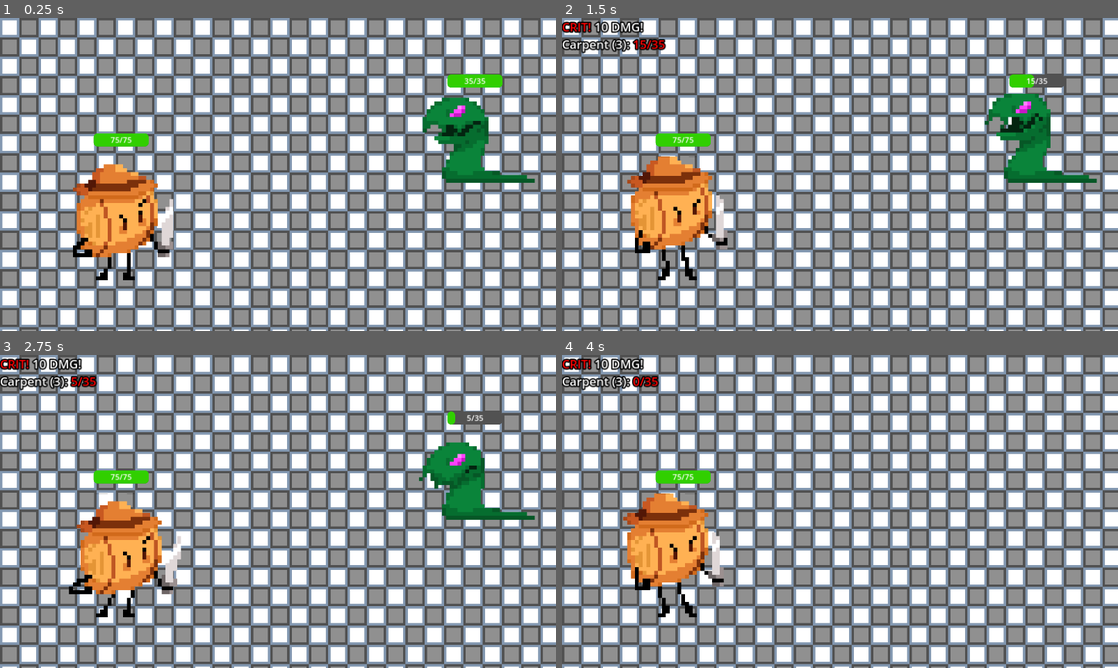
Above: before the commit, frames 1-4 (two rows, left to right).
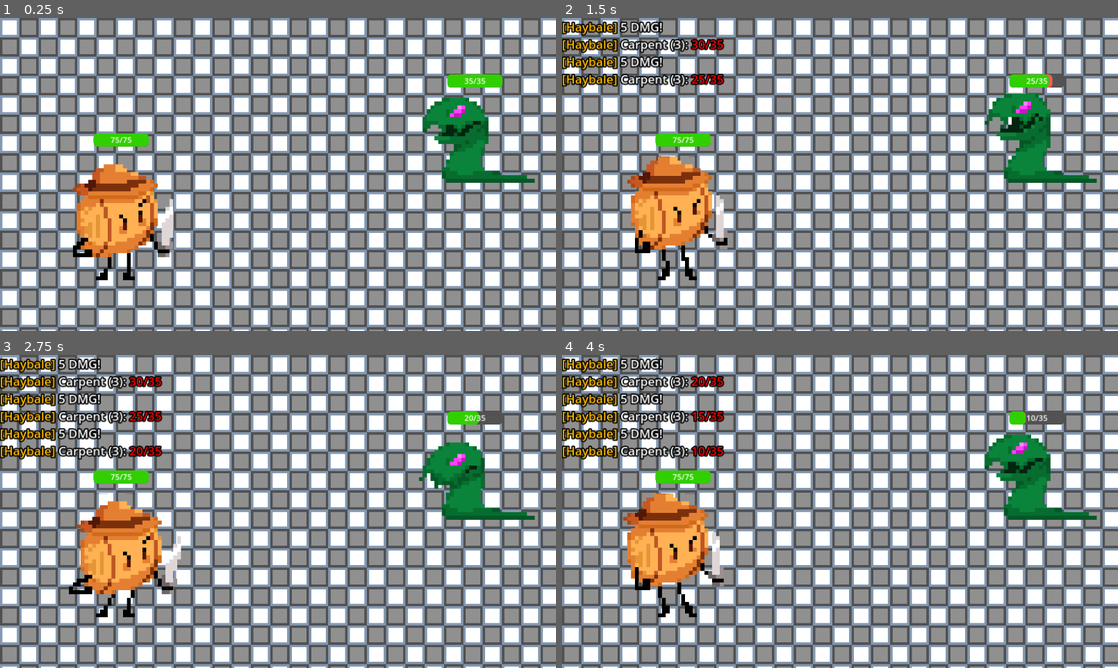
Above: after the commit, the same moments.

Repository: Neoloxal/CAMPQUESTGameYay
Game: Godot game, scene res://Scenes/main.tscn
Two runs of this game, one before a commit and one after it. Both use one fixed random seed, a clock stepped at 60 frames per second and the inputs below.
Inputs:
- Up to frame 1 (0.25 s): no input
- Up to frame 2 (1.5 s): tap Space (Use) at 0.6, 1.35 s
- Up to frame 3 (2.75 s): tap Space (Use) at 2.1 s
- Up to frame 4 (4 s): tap Enter at 2.75 s; tap Space (Use) at 2.85, 3.6 s

The runs differ from the first frame. In frame 1, less than 0.1% of the frame differs, in the area x 16-82%, y 18-40%; in frame 2, 3.2%; in frame 3, 4.7%; in frame 4, 7.3%, in the area x 0-97%, y 1-53%.

Commit message:
Updated chat and health

Diff:
--- a/Scenes/character.tscn
+++ b/Scenes/character.tscn
@@ -159,6 +159,20 @@
 "speed": 5.0
 }]
 
+[sub_resource type="StyleBoxFlat" id="StyleBoxFlat_4hq1a"]
+bg_color = Color(0.321569, 0.321569, 0.321569, 0.996078)
+corner_radius_top_left = 8
+corner_radius_top_right = 8
+corner_radius_bottom_right = 8
+corner_radius_bottom_left = 8
+
+[sub_resource type="StyleBoxFlat" id="StyleBoxFlat_xufwl"]
+bg_color = Color(1, 0.345098, 0.352941, 1)
+corner_radius_top_left = 8
+corner_radius_top_right = 8
+corner_radius_bottom_right = 8
+corner_radius_bottom_left = 8
+
 [sub_resource type="StyleBoxFlat" id="StyleBoxFlat_xwbx6"]
 bg_color = Color(0.321569, 0.321569, 0.321569, 1)
 corner_radius_top_left = 8
@@ -180,6 +194,17 @@
 unique_name_in_owner = true
 sprite_frames = SubResource("SpriteFrames_vd224")
 animation = &"Idle"
+
+[node name="RemoveHealth" type="ProgressBar" parent="."]
+unique_name_in_owner = true
+offset_left = -61.0
+offset_top = -96.0
+offset_right = 53.0
+offset_bottom = -69.0
+theme_override_styles/background = SubResource("StyleBoxFlat_4hq1a")
+theme_override_styles/fill = SubResource("StyleBoxFlat_xufwl")
+value = 40.0
+show_percentage = false
 
 [node name="Health" type="ProgressBar" parent="."]
 unique_name_in_owner = true
--- a/Scenes/enemy.tscn
+++ b/Scenes/enemy.tscn
@@ -83,8 +83,22 @@
 "speed": 5.0
 }]
 
+[sub_resource type="StyleBoxFlat" id="StyleBoxFlat_42pja"]
+bg_color = Color(0.321569, 0.321569, 0.321569, 0.996078)
+corner_radius_top_left = 8
+corner_radius_top_right = 8
+corner_radius_bottom_right = 8
+corner_radius_bottom_left = 8
+
+[sub_resource type="StyleBoxFlat" id="StyleBoxFlat_0lmef"]
+bg_color = Color(1, 0.345098, 0.352941, 1)
+corner_radius_top_left = 8
+corner_radius_top_right = 8
+corner_radius_bottom_right = 8
+corner_radius_bottom_left = 8
+
 [sub_resource type="StyleBoxFlat" id="StyleBoxFlat_8q1gv"]
-bg_color = Color(0.321569, 0.321569, 0.321569, 1)
+bg_color = Color(0.321569, 0.321569, 0.321569, 0)
 corner_radius_top_left = 8
 corner_radius_top_right = 8
 corner_radius_bottom_right = 8
@@ -104,6 +118,17 @@
 unique_name_in_owner = true
 sprite_frames = SubResource("SpriteFrames_vd224")
 animation = &"Idle"
+
+[node name="RemoveHealth" type="ProgressBar" parent="."]
+unique_name_in_owner = true
+offset_left = -61.0
+offset_top = -96.0
+offset_right = 53.0
+offset_bottom = -69.0
+theme_override_styles/background = SubResource("StyleBoxFlat_42pja")
+theme_override_styles/fill = SubResource("StyleBoxFlat_0lmef")
+value = 40.0
+show_percentage = false
 
 [node name="Health" type="ProgressBar" parent="."]
 unique_name_in_owner = true
--- a/Scenes/main.tscn
+++ b/Scenes/main.tscn
@@ -1,9 +1,10 @@
-[gd_scene load_steps=5 format=3 uid="uid://bfpagde5spc53"]
+[gd_scene load_steps=6 format=3 uid="uid://bfpagde5spc53"]
 
 [ext_resource type="PackedScene" uid="uid://cx40f8ch8fxc6" path="res://Scenes/character.tscn" id="1_gmnu1"]
 [ext_resource type="PackedScene" uid="uid://d13f2kth0avn7" path="res://Scenes/enemy.tscn" id="2_4np33"]
 [ext_resource type="Script" path="res://Scripts/character.gd" id="2_k3jyj"]
 [ext_resource type="Texture2D" uid="uid://dctkbm0ajr5qe" path="res://texture/BG.png" id="4_v8ji5"]
+[ext_resource type="Script" path="res://Scripts/Chat.gd" id="5_ak64a"]
 
 [node name="Main" type="Node2D"]
 
@@ -11,11 +12,12 @@
 position = Vector2(255, 415)
 script = ExtResource("2_k3jyj")
 Name = "Haybale"
+SelfColor = "#FFBB00"
 Chat = NodePath("../Chat Layer/Chat")
 Yoffset = -80
 MaxHP = 75
 Strength = 4
-Sharpness = 999
+Sharpness = 2
 
 [node name="Enemy" parent="." groups=["Enemy"] instance=ExtResource("2_4np33")]
 position = Vector2(988, 213)
@@ -40,7 +42,7 @@
 
 [node name="Chat" type="RichTextLabel" parent="Chat Layer"]
 offset_right = 398.0
-offset_bottom = 221.0
+offset_bottom = 642.0
 theme_override_colors/font_outline_color = Color(0, 0, 0, 1)
 theme_override_constants/outline_size = 10
 theme_override_font_sizes/normal_font_size = 25
@@ -52,3 +54,4 @@
 text = "Chat:
 [color=#FF0000]CRIT![/color] 10 DMG!
 Carpent (3): [color=#FF0000]25/35[/color]"
+script = ExtResource("5_ak64a")
--- /dev/null
+++ b/Scripts/Chat.gd
@@ -0,0 +1,12 @@
+extends RichTextLabel
+
+var chatText = [""]
+
+func _process(_delta):
+	#chatText.insert(0,"")
+	chatText = chatText.slice(0,3)
+	var chat = ""
+	for item in range(chatText.size()):
+		if chatText[(chatText.size()-1)-item] != "":
+			chat = chat + chatText[(chatText.size()-1)-item] + "\n"
+	text = chat
--- a/Scripts/character.gd
+++ b/Scripts/character.gd
@@ -2,6 +2,7 @@
 
 @export_category("General")
 @export var Name = ""
+@export var SelfColor:String
 @export var Chat: RichTextLabel
 @export_category("Health")
 @export var Yoffset = 0
@@ -32,34 +33,40 @@
 	# CRIT DMG MUST BE MULTIPLIED IN FUNC!!!!!!!
 	var text = ""
 	if crit:
-		text = "[color=#FF0000]CRIT![/color] {DMG} DMG!
-{Name} ({Level}): [color=#FF0000]{HP}/{MaxHP}[/color] {Status}".format({
+		text = "[color={selfColor}][{selfName}][/color] [color=#FF0000]CRIT![/color] {DMG} DMG!
+[color={selfColor}][{selfName}][/color] {Name} ({Level}): [color=#FF0000]{HP}/{MaxHP}[/color] {Status}".format({
+	"selfColor":SelfColor,
+	"selfName":Name,
 	"DMG":damage,
 	"Name":enemy.Name, "Level":enemy.Level, "HP":enemy.HP, "MaxHP":enemy.MaxHP, "Status":enemy.get_status()})
 	else:
-		text = "{DMG} DMG!
-{Name} ({Level}): [color=#FF0000]{HP}/{MaxHP}[/color] {Status}".format({
+		text = "[color={selfColor}][{selfName}][/color] {DMG} DMG!
+[color={selfColor}][{selfName}][/color] {Name} ({Level}): [color=#FF0000]{HP}/{MaxHP}[/color] {Status}".format({
+	"selfColor":SelfColor,
+	"selfName":Name,
 	"DMG":damage,
 	"Name":enemy.Name, "Level":enemy.Level, "HP":enemy.HP, "MaxHP":enemy.MaxHP, "Status":enemy.get_status()})
 	print_rich(text)
-	Chat.text = text
+	Chat.chatText.insert(0, text)
 
 # Attacks
 func basic_attack():
 	var Enemys = get_tree().get_nodes_in_group("Enemy")
 	for enemy in Enemys:
-		var isCrit = get_crit()
-		var dmg = Strength - (enemy.Defense - 1)
-		if isCrit:
-			dmg *= 2
-		var realDMG = clamp_dmg(dmg,enemy)
-		enemy.HP -= realDMG
-		print_damage(enemy,dmg,isCrit)
+		if not enemy.isDead:
+			var isCrit = get_crit()
+			var dmg = Strength - (enemy.Defense - 1)
+			if isCrit:
+				dmg *= 2
+			var realDMG = clamp_dmg(dmg,enemy)
+			enemy.HP -= realDMG
+			print_damage(enemy,dmg,isCrit)
 
 func _ready():
 	%Animator.play("{Name}Idle".format({"Name":Name}))
 
 	%Health.position.y += Yoffset
+	%RemoveHealth.position.y += Yoffset
 
 	Chat.text = ""
 
@@ -67,6 +74,9 @@
 	if HP != 0:
 		var tween = get_tree().create_tween()
 		tween.tween_property(%Health, "value", int(round((float(HP) / MaxHP) * 100)), .1).set_ease(Tween.EASE_IN_OUT)
+		await tween.finished
+		tween = get_tree().create_tween()
+		tween.tween_property(%RemoveHealth, "value", int(round((float(HP) / MaxHP) * 100)), .3).set_ease(Tween.EASE_IN_OUT)
 	%HealthDisplay.text = "{hp}/{maxhp}".format({"hp":HP,"maxhp":MaxHP})
 
 	if Input.is_action_just_pressed("Use"):
--- a/Scripts/enemy.gd
+++ b/Scripts/enemy.gd
@@ -12,6 +12,8 @@
 @export  var HPPL = 0
 @onready var Status = []
 
+@onready var isDead = false
+
 func get_status():
 	var strStatus = ""
 	for status in Status:
@@ -22,18 +24,24 @@
 	return strStatus
 
 func _ready():
+
 	%Animator.play("{Name}Idle".format({"Name":Name}))
 
 	MaxHP = MaxHP + ((Level-1) * HPPL)
 	HP = MaxHP
 	%Health.position.y += Yoffset
+	%RemoveHealth.position.y += Yoffset
 
 func _process(_delta):
 	if HP <= 0:
+		isDead = true
 		var tween = get_tree().create_tween()
 		tween.tween_property(%Health, "value", int(round((float(HP) / MaxHP) * 100)), .1).set_ease(Tween.EASE_IN_OUT)
 		%HealthDisplay.text = "0/{MaxHP}".format(({"MaxHP":MaxHP}))
 		await tween.finished
+		tween = get_tree().create_tween()
+		tween.tween_property(%RemoveHealth, "value", int(round((float(HP) / MaxHP) * 100)), .1).set_ease(Tween.EASE_IN_OUT)
+		await  tween.finished
 		tween = get_tree().create_tween()
 		tween.tween_property(self, "scale", Vector2(-1,-1), 0.5).from_current().set_trans(Tween.TRANS_BOUNCE)
 		tween.play()
@@ -43,4 +51,7 @@
 	if HP != 0:
 		var tween = get_tree().create_tween()
 		tween.tween_property(%Health, "value", int(round((float(HP) / MaxHP) * 100)), .1).set_ease(Tween.EASE_IN_OUT)
+		await tween.finished
+		tween = get_tree().create_tween()
+		tween.tween_property(%RemoveHealth, "value", int(round((float(HP) / MaxHP) * 100)), .3).set_ease(Tween.EASE_IN_OUT)
 	%HealthDisplay.text = "{HP}/{MaxHP}".format({"HP":HP,"MaxHP":MaxHP})
Not shown: 1 places in Scenes/character.tscn that only renumber resources
Not shown: 1 places in Scenes/enemy.tscn that only renumber resources
